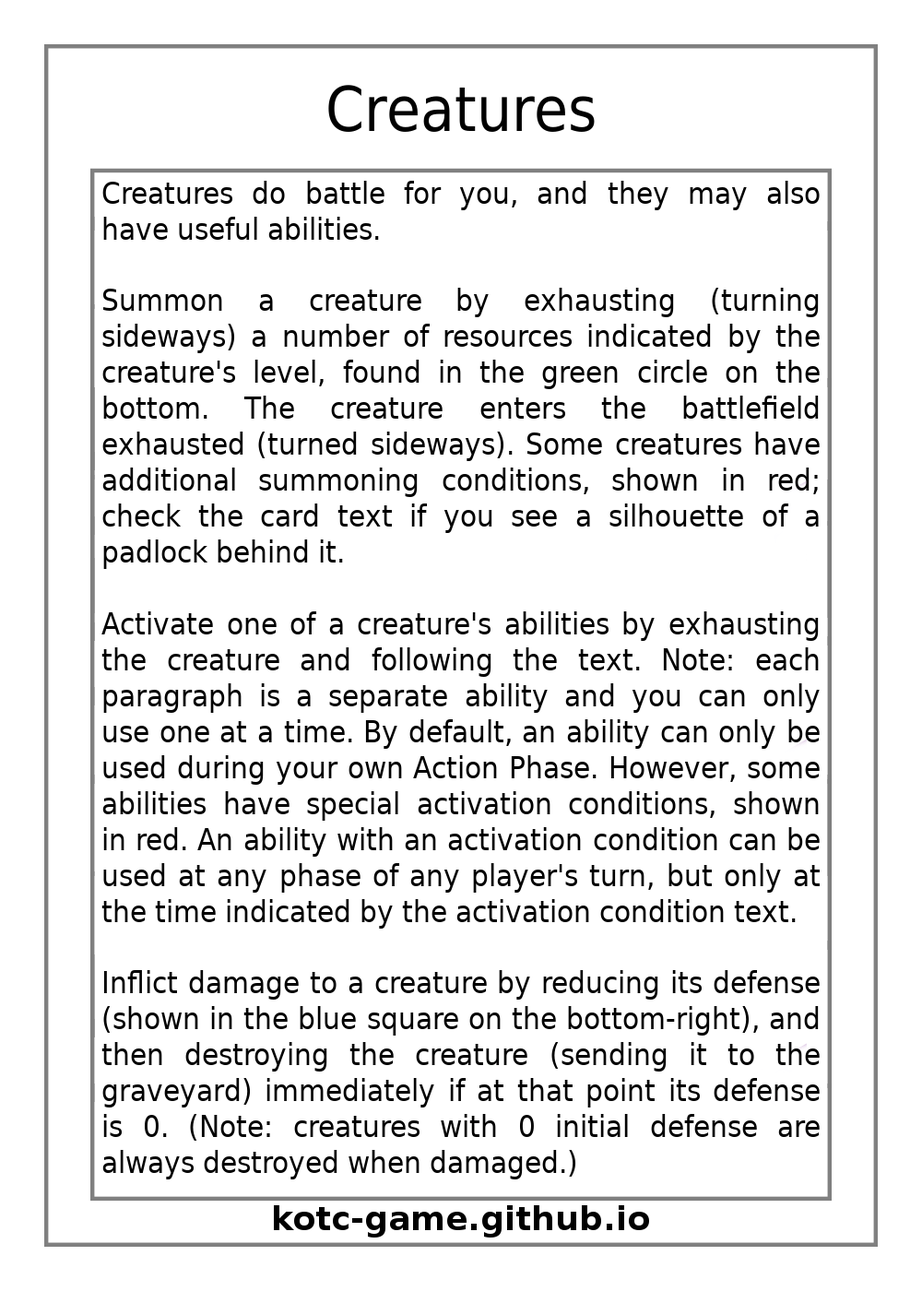
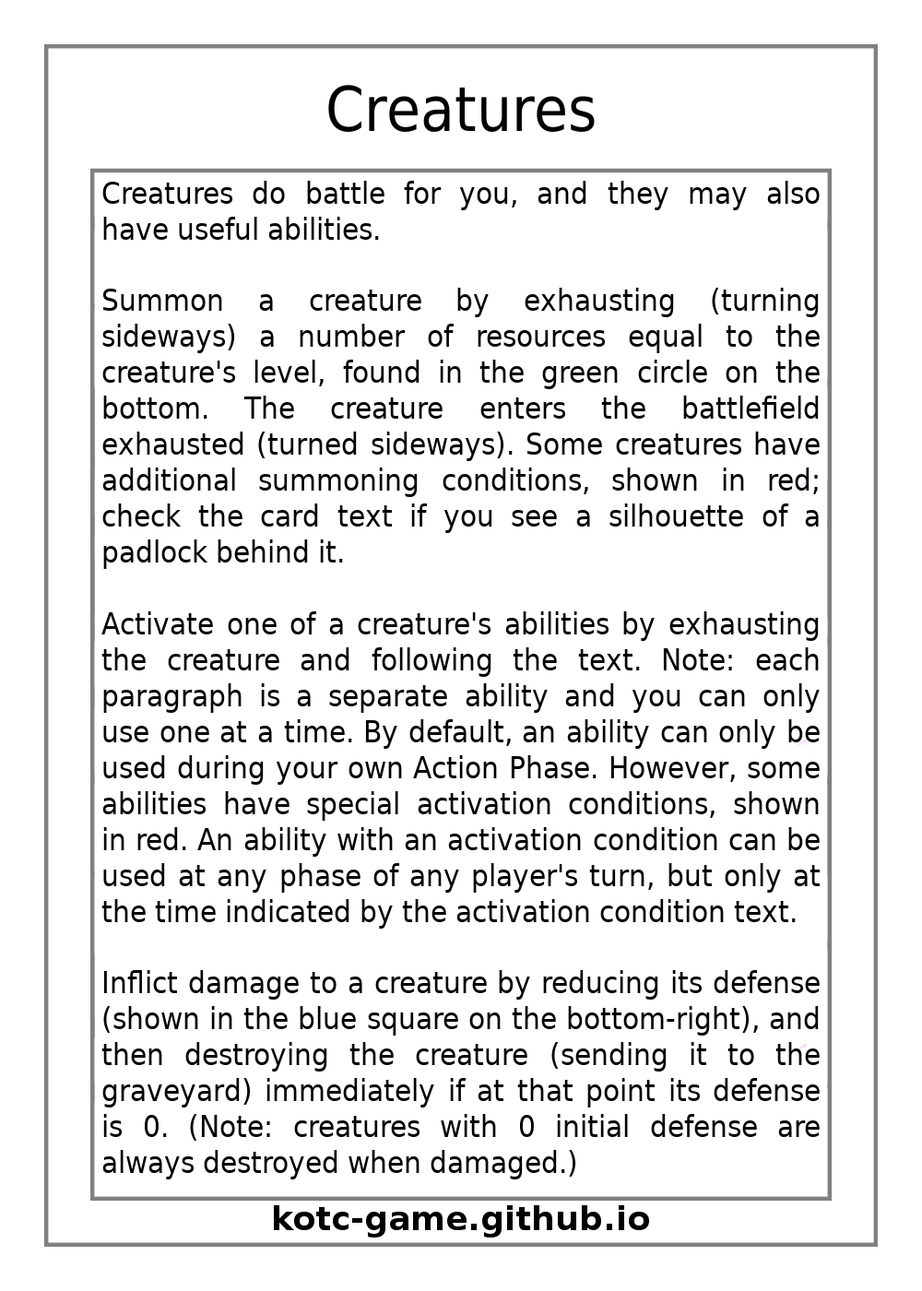
Layers edited between the first and the second 922px x 1291px image:
painted on "Effect Text" over [left=251, top=323, right=762, bottom=354]
